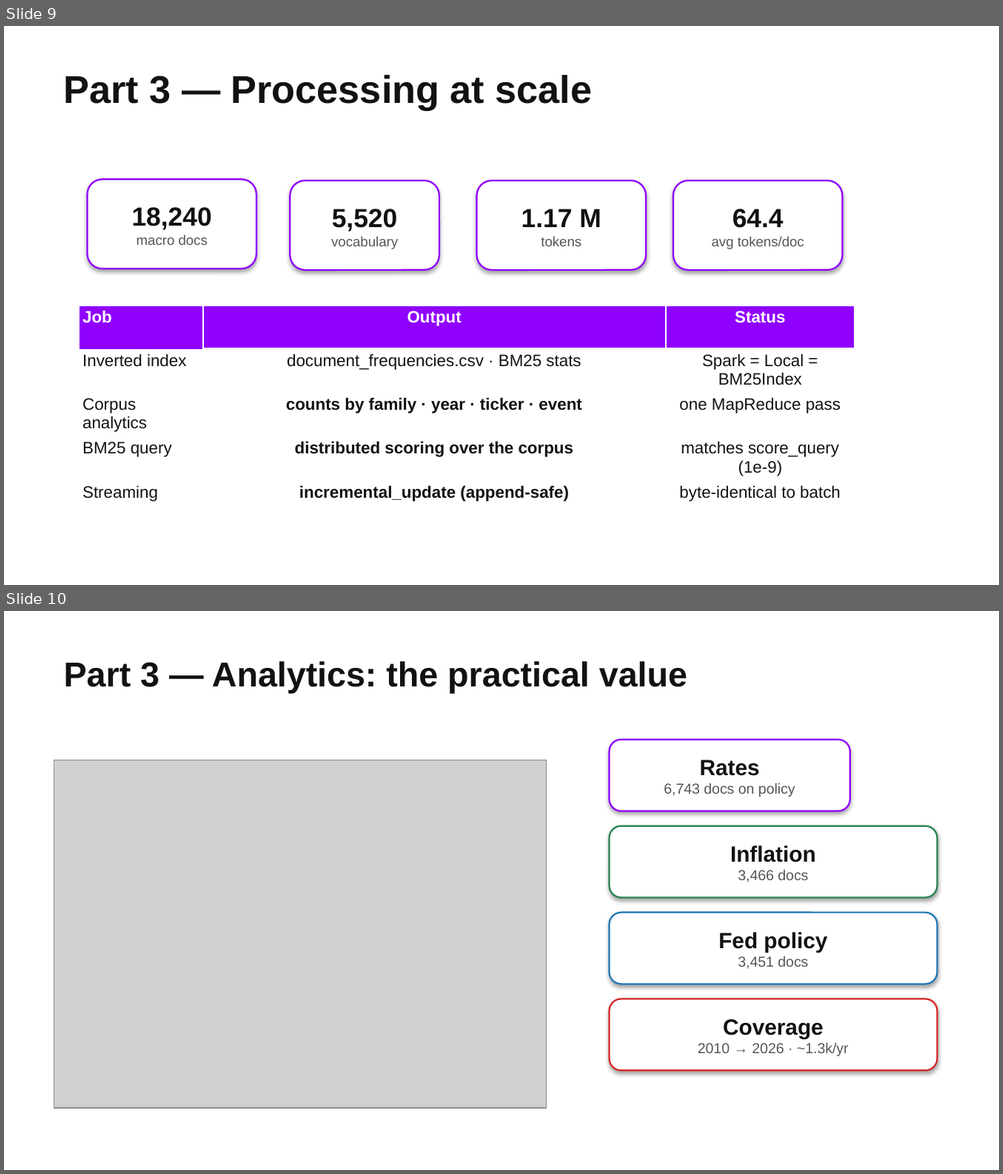
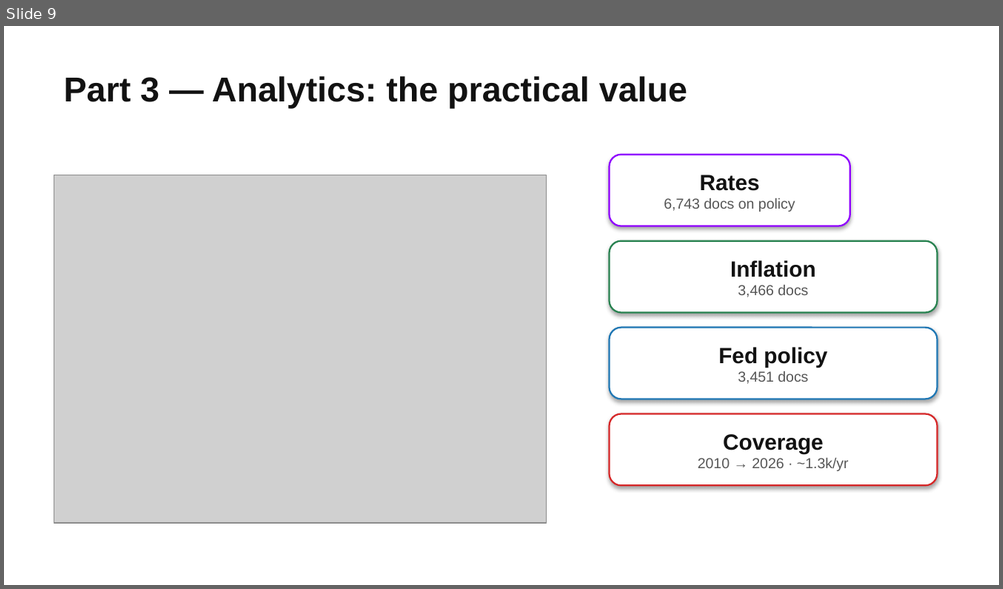
Before and after one commit to Sqaard/Portfolio-Aware-Search, a slide deck: presentations/BigData_ITMO.pptx. Shown one above the other, each under a label of ours: slides 9 and 10 before the commit, slide 9 after it. The pictures are 1003x1174 and 1003x589 pixels, drawn with LibreOffice and Linux fonts; fonts in the diff are those of the drawing; grey boxes stand for pictures; background and template pictures are left out. Boxes give left, top, right and bottom in pixels: in the first picture for what was removed or moved away, otherwise in the second. Text is boxed around its words. In the diff, an @@ line names an element or a change of style, - is before the commit and + after.

```diff
--- a/presentations/BigData_ITMO.pptx
+++ b/presentations/BigData_ITMO.pptx
@@ slide 9 removed at (4,26,999,585), background picture (left out) @@
@@ title removed at (64,75,592,110) @@
-Part 3 — Processing at scale
@@ rounded rectangle removed at (88,179,256,269) @@
-18,240
-macro docs
@@ rounded rectangle removed at (290,181,438,271) @@
-5,520
-vocabulary
@@ rounded rectangle removed at (476,181,646,271) @@
-1.17 M
-tokens
@@ rounded rectangle removed at (674,181,842,271) @@
-64.4
-avg tokens/doc
@@ table removed at (79,306,854,526), 5 rows, 3 columns @@
-Job | Output | Status
-Inverted index | document_frequencies.csv · BM25 stats | Spark = Local = BM25Index
-Corpus analytics | counts by family · year · ticker · event | one MapReduce pass
-BM25 query | distributed scoring over the corpus | matches score_query (1e-9)
-Streaming | incremental_update (append-safe) | byte-identical to batch
@@ what was slide 10 is now slide 9 @@
```
Also in this commit, not shown: 2 slides changed, 2 slides added, 1 other slide removed.
